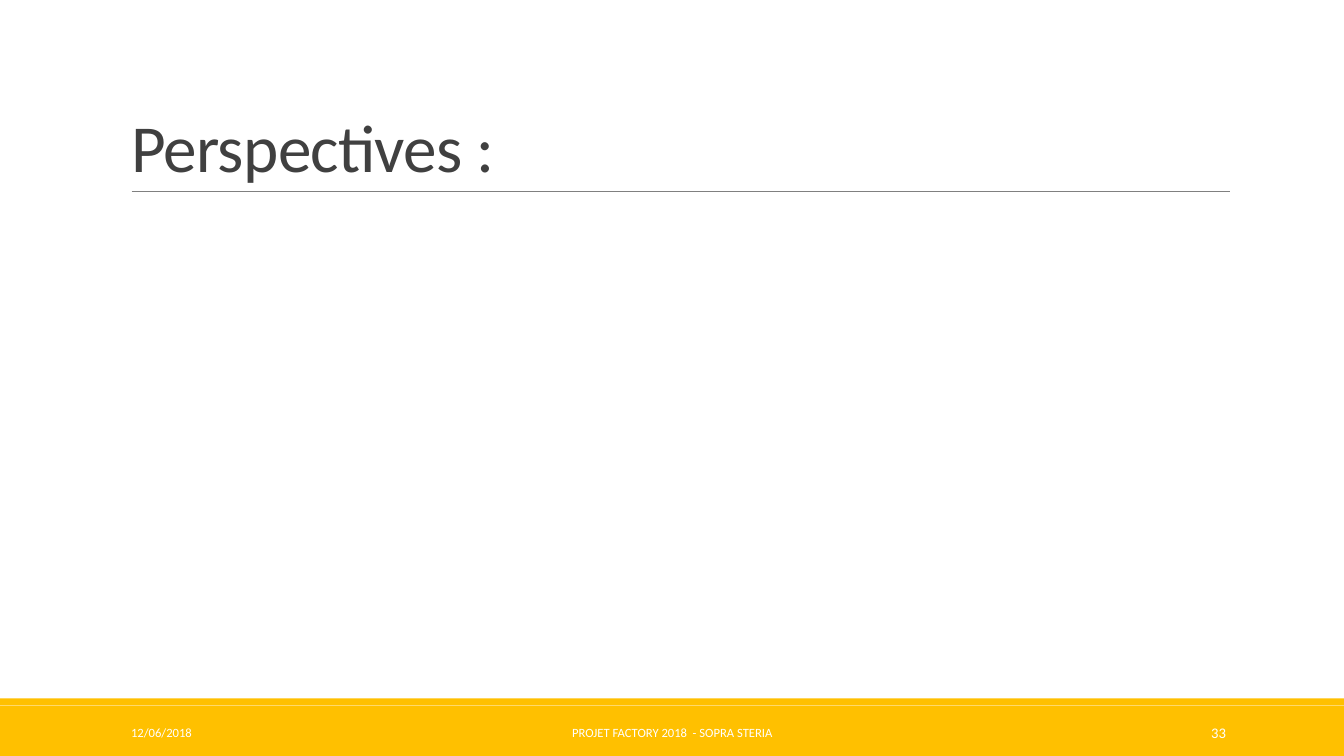
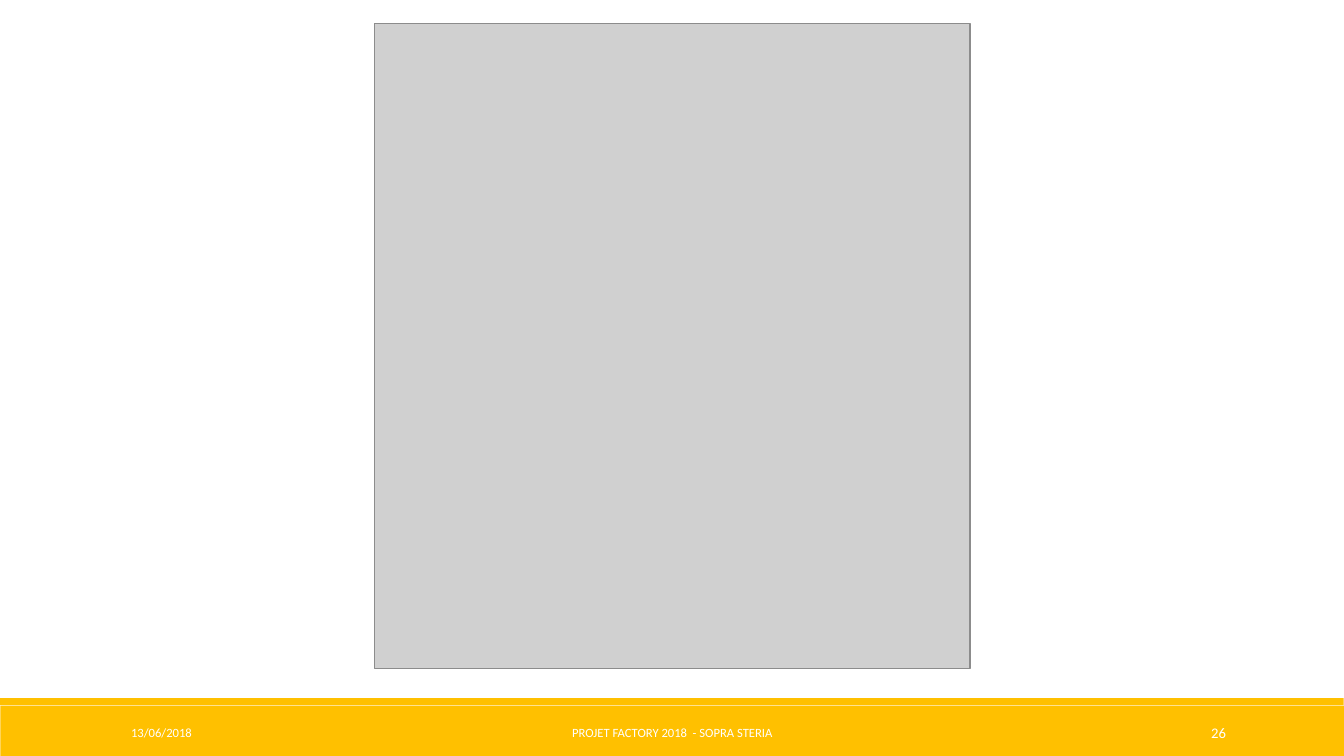
Before and after one commit to Pweting/ProjetFinalAAA, a slide deck: slide 26 of ProjetFinalAAA-Factory.pptx (slide 33 before the commit). Drawn at 1344x756 pixels with LibreOffice and Linux fonts; fonts in the diff are those of the drawing; grey boxes stand for pictures. Boxes give left, top, right and bottom in pixels: in the first picture for what was removed or moved away, otherwise in the second. Text is boxed around its words. In the diff, an @@ line names an element or a change of style, - is before the commit and + after.

Commit message:
Powerpoint corrigé ! et page accueil image

```diff
--- a/ProjetFinalAAA-Factory.pptx
+++ b/ProjetFinalAAA-Factory.pptx
@@ picture added at [374, 24, 970, 668] @@
@@ title removed at [131, 125, 463, 183] @@
-Perspectives :
@@ line removed from (132, 192) to (1231, 192) @@
@@ text at [131, 728, 192, 738]: text changed @@
-12/06/2018
+13/06/2018
@@ page number at [1211, 728, 1226, 738]: text changed @@
-33
+26
```
Also in this commit, not shown: 30 other slides changed, 3 slides added, 2 slides removed, 3 other files.
